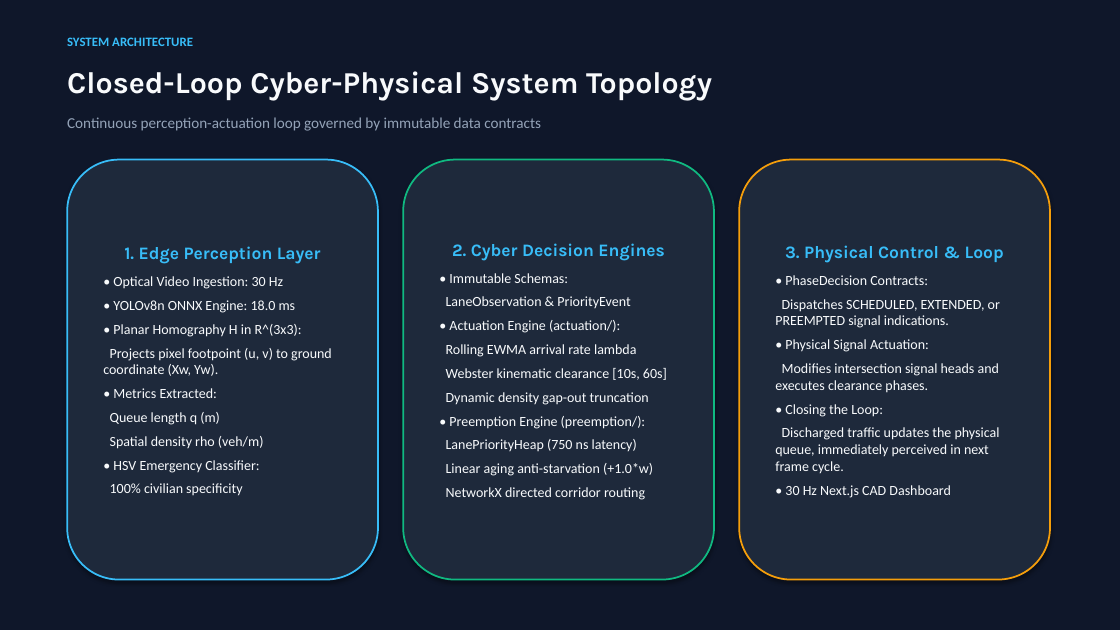
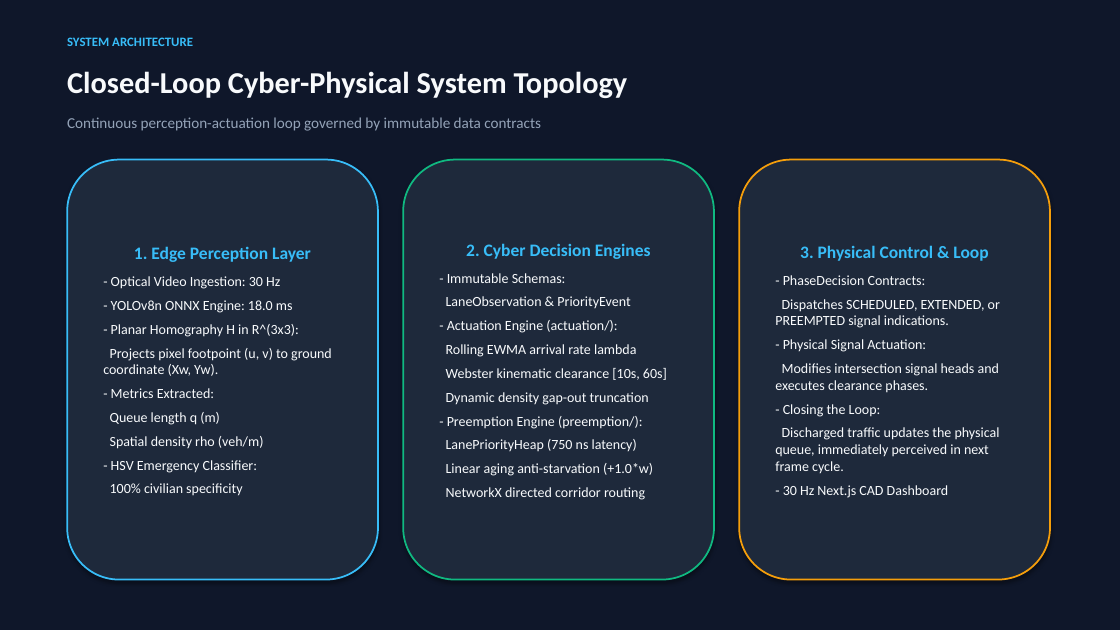
Before and after one commit to Devvaibhavpk/Kinetica, a slide deck: slide 5 of report/Kinetica_Project_Review_Presentation.pptx. Drawn at 1120x630 pixels with LibreOffice and Linux fonts; fonts in the diff are those of the drawing. Boxes give left, top, right and bottom in pixels: in the first picture for what was removed or moved away, otherwise in the second. Text is boxed around its words. In the diff, an @@ line names an element or a change of style, - is before the commit and + after.

```diff
--- a/report/Kinetica_Project_Review_Presentation.pptx
+++ b/report/Kinetica_Project_Review_Presentation.pptx
@@ text "Closed-Loop Cyber-Physical System Topology" at [67, 71, 628, 98]: font Karla to Calibri @@
@@ text in rounded rectangle at [739, 160, 1050, 580]: text changed @@
-• Closing the Loop:
+- Closing the Loop:
@@ text in rounded rectangle at [134, 246, 311, 262]: font Karla to Calibri in "1. Edge Perception Layer" @@
@@ text in rounded rectangle at [466, 243, 651, 259]: font Karla to Calibri in "2. Cyber Decision Engines" @@
@@ text in rounded rectangle at [800, 245, 988, 261]: font Karla to Calibri in "3. Physical Control & Loop" @@
@@ text in rounded rectangle at [111, 276, 299, 337]: text changed @@
-• Optical Video Ingestion: 30 Hz
-• YOLOv8n ONNX Engine: 18.0 ms
-• Planar Homography H in R^(3x3):
+- Optical Video Ingestion: 30 Hz
+- YOLOv8n ONNX Engine: 18.0 ms
+- Planar Homography H in R^(3x3):
@@ text in rounded rectangle at [447, 273, 566, 283]: text changed @@
-• Immutable Schemas:
+- Immutable Schemas:
@@ text in rounded rectangle at [783, 275, 926, 285]: text changed @@
-• PhaseDecision Contracts:
+- PhaseDecision Contracts:
@@ text in rounded rectangle at [447, 320, 617, 333]: text changed @@
-• Actuation Engine (actuation/):
+- Actuation Engine (actuation/):
@@ text in rounded rectangle at [783, 339, 926, 352]: text changed @@
-• Physical Signal Actuation:
+- Physical Signal Actuation:
@@ text in rounded rectangle at [111, 388, 214, 398]: text changed @@
-• Metrics Extracted:
+- Metrics Extracted:
@@ text in rounded rectangle at [447, 416, 642, 429]: text changed @@
-• Preemption Engine (preemption/):
+- Preemption Engine (preemption/):
@@ text in rounded rectangle at [111, 460, 257, 473]: text changed @@
-• HSV Emergency Classifier:
+- HSV Emergency Classifier:
@@ text in rounded rectangle at [783, 485, 949, 498]: text changed @@
-• 30 Hz Next.js CAD Dashboard
+- 30 Hz Next.js CAD Dashboard
```
Also in this commit, not shown: 14 other slides changed, 42 other files.
